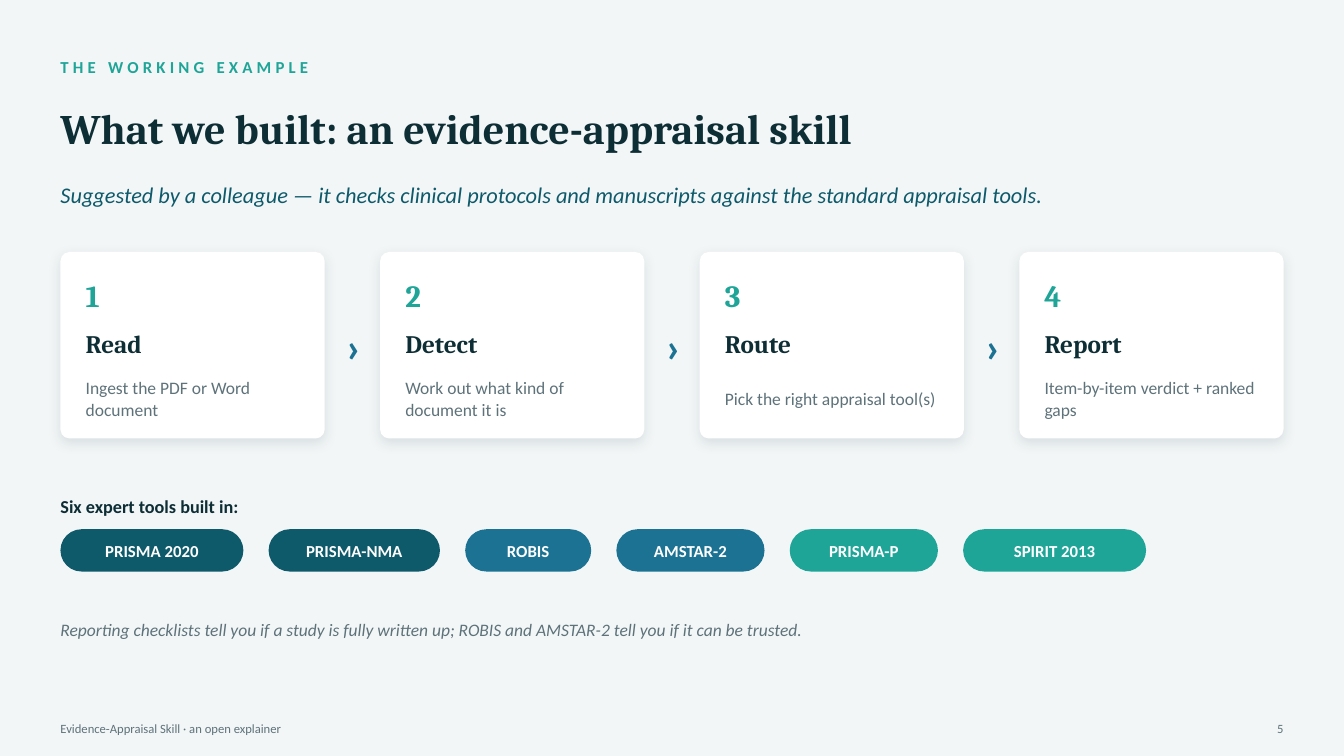
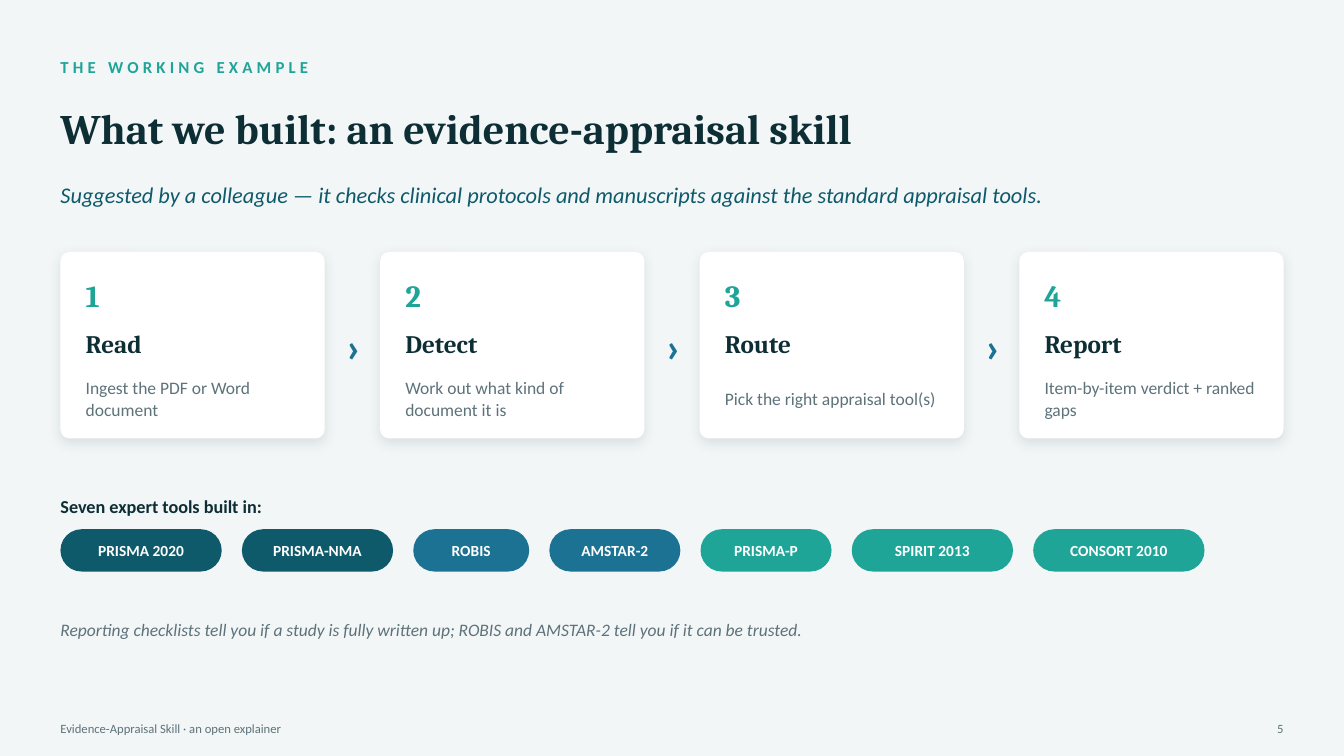
Before and after one commit to healthandage-cell/evidence-appraisal, a slide deck: slide 5 of Evidence_Appraisal_Skill_explainer.pptx. Drawn at 1344x756 pixels with LibreOffice and Linux fonts; fonts in the diff are those of the drawing. Boxes give left, top, right and bottom in pixels: in the first picture for what was removed or moved away, otherwise in the second. Text is boxed around its words. In the diff, an @@ line names an element or a change of style, - is before the commit and + after.

```diff
--- a/Evidence_Appraisal_Skill_explainer.pptx
+++ b/Evidence_Appraisal_Skill_explainer.pptx
@@ text at bbox=[60, 500, 262, 516]: text changed @@
-Six expert tools built in:
+Seven expert tools built in:
@@ rounded rectangle: place and size @@
-rounded rectangle at bbox=[60, 529, 243, 572]
+rounded rectangle at bbox=[60, 529, 222, 572]
@@ text "PRISMA-NMA": place and size @@
-text "PRISMA-NMA" at bbox=[306, 546, 402, 557]
+text "PRISMA-NMA" at bbox=[273, 546, 362, 556]
@@ rounded rectangle: place and size @@
-rounded rectangle at bbox=[269, 529, 441, 572]
+rounded rectangle at bbox=[242, 529, 393, 572]
@@ text "ROBIS": place and size @@
-text "ROBIS" at bbox=[507, 546, 549, 557]
+text "ROBIS" at bbox=[452, 546, 491, 556]
@@ rounded rectangle: place and size @@
-rounded rectangle at bbox=[466, 529, 592, 572]
+rounded rectangle at bbox=[413, 529, 529, 572]
@@ text "AMSTAR-2": place and size @@
-text "AMSTAR-2" at bbox=[654, 546, 727, 557]
+text "AMSTAR-2" at bbox=[581, 546, 648, 556]
@@ rounded rectangle: place and size @@
-rounded rectangle at bbox=[617, 529, 765, 572]
+rounded rectangle at bbox=[549, 529, 681, 572]
@@ text "PRISMA-P": place and size @@
-text "PRISMA-P" at bbox=[829, 546, 898, 557]
+text "PRISMA-P" at bbox=[734, 546, 798, 556]
@@ rounded rectangle: place and size @@
-rounded rectangle at bbox=[789, 529, 938, 572]
+rounded rectangle at bbox=[701, 529, 832, 572]
@@ size 12 to 11 pt in 6 elements at bbox=[98, 546, 184, 556], bbox=[273, 546, 362, 556], bbox=[452, 546, 491, 556], bbox=[581, 546, 648, 556], bbox=[734, 546, 798, 556], bbox=[895, 546, 969, 556] @@
@@ text "SPIRIT 2013": place and size @@
-text "SPIRIT 2013" at bbox=[1014, 546, 1095, 557]
+text "SPIRIT 2013" at bbox=[895, 546, 969, 556]
@@ rounded rectangle: place and size @@
-rounded rectangle at bbox=[963, 529, 1145, 572]
+rounded rectangle at bbox=[852, 529, 1013, 572]
@@ rounded rectangle added at bbox=[1033, 529, 1205, 572], fill #1FA598 @@
@@ text added at bbox=[1070, 546, 1167, 556], 11 pt, text #FFFFFF, bold @@
+CONSORT 2010
```
Also in this commit, not shown: 1 other slide changed, 11 other files.
